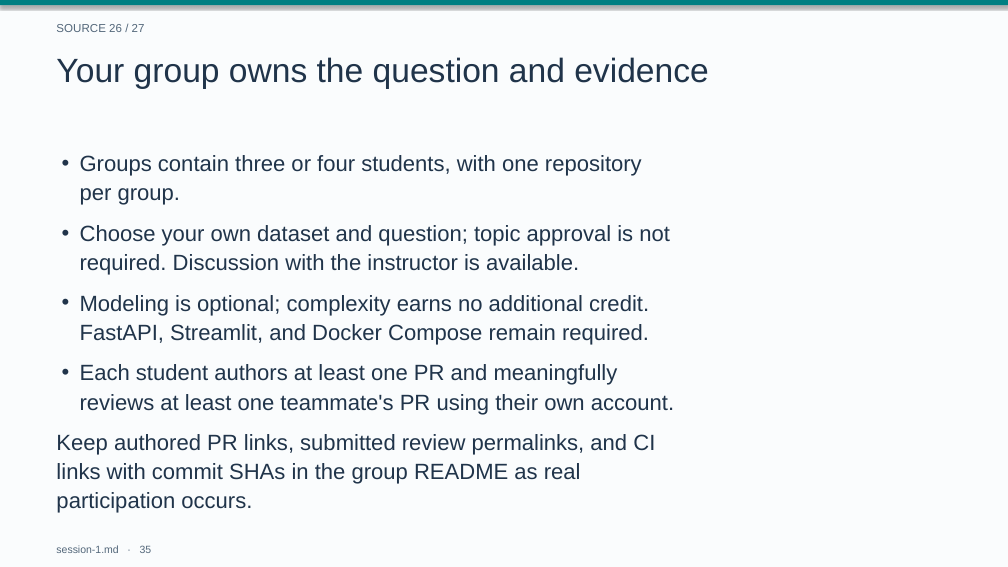
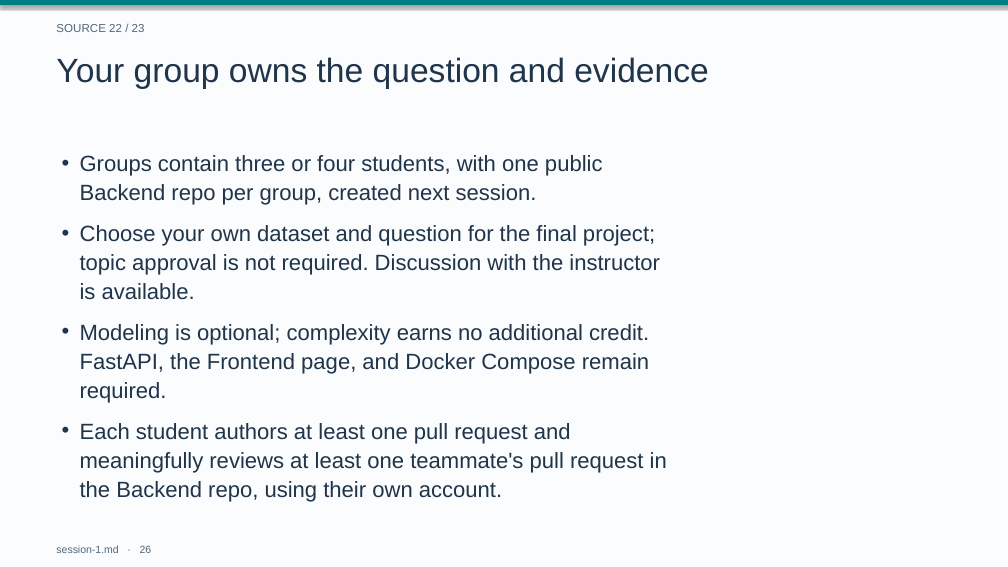
Before and after one commit to drweihungpan-lab/3R-teaching, a slide deck: slide 26 of materials/slides/session-1.pptx (slide 35 before the commit). Drawn at 1008x567 pixels with LibreOffice and Linux fonts; fonts in the diff are those of the drawing. Boxes give left, top, right and bottom in pixels: in the first picture for what was removed or moved away, otherwise in the second. Text is boxed around its words. In the diff, an @@ line names an element or a change of style, - is before the commit and + after.

```diff
--- a/materials/slides/session-1.pptx
+++ b/materials/slides/session-1.pptx
@@ text at bbox=[56, 24, 145, 32]: text changed @@
-SOURCE 26 / 27
+SOURCE 22 / 23
@@ text at bbox=[80, 155, 603, 205]: text changed @@
-• Groups contain three or four students, with one repository
-  per group.
+• Groups contain three or four students, with one public
+  Backend repo per group, created next session.
@@ text at bbox=[80, 225, 660, 300]: text changed @@
-• Choose your own dataset and question; topic approval is not
-  required. Discussion with the instructor is available.
+• Choose your own dataset and question for the final project;
+  topic approval is not required. Discussion with the instructor
+  is available.
@@ text at bbox=[80, 324, 649, 403]: text changed @@
-• Modeling is optional; complexity earns no additional credit.
-  FastAPI, Streamlit, and Docker Compose remain required.
+• Modeling is optional; complexity earns no additional credit.
+  FastAPI, the Frontend page, and Docker Compose remain
+  required.
@@ text removed at bbox=[56, 434, 655, 513] @@
-Keep authored PR links, submitted review permalinks, and CI
-links with commit SHAs in the group README as real
-participation occurs.
@@ text at bbox=[80, 423, 667, 502]: text changed @@
-• Each student authors at least one PR and meaningfully
-  reviews at least one teammate's PR using their own account.
+• Each student authors at least one pull request and
+  meaningfully reviews at least one teammate's pull request in
+  the Backend repo, using their own account.
```
Also in this commit, not shown: 19 other slides changed, 9 slides added, 17 slides removed, 3 other files.
